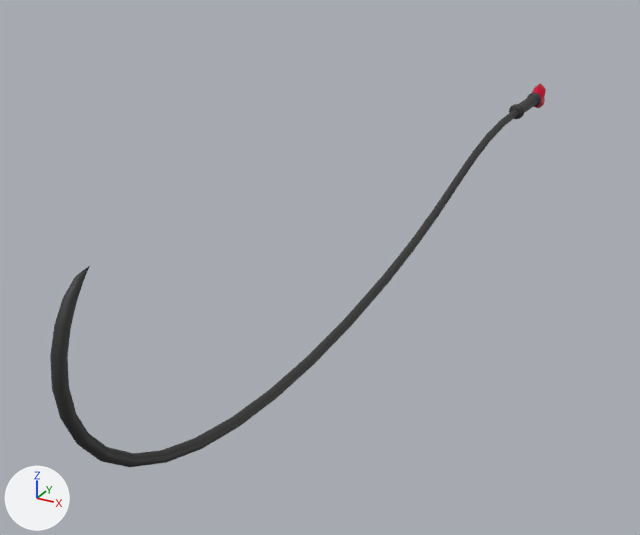
The glTF model assets/models/peitsche/Peitsche.gltf: old version first, new version second.
Both versions are drawn from a 50 mm lens placed at (1.82, -6.55, 1.56), pointed at (-0.39, -2.54, -0.45). The lights are fixed; the arrows at lower left show +X, +Y and +Z. Vertices at the same position are counted once.

Before the edit, the objects in view are built like this:
```python
mat_mat_peitsche = principled_material('Mat_Peitsche')
mat_mat_peitsche.base_color = (0.033, 0.033, 0.033)  # black #333333
mat_mat_peitsche.roughness = 0.6
me_circle = bpy.data.meshes.new('Circle')
me_circle.from_pydata(...)  # 377 vertices, 736 faces; spans x -0.05..0.05, y -0.57..0.47, z -0.36..4.91
# faces by material slot: [632, 104]
me_circle.materials.append(mat_mat_peitsche)  # black #333333
me_circle.materials.append(mat_mat_herz)  # pink #e7003b
ob_peitsche = bpy.data.objects.new('Peitsche', me_circle)
ob_peitsche.location = (0.0, 0.0, 0.0)
ob_peitsche.rotation_euler = (1.571, 0.0, 0.0)  # degrees (90, 0, 0)
```
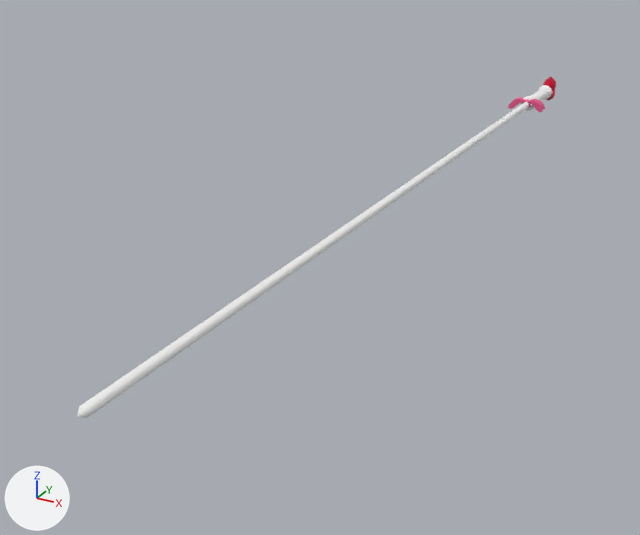
Boxes (x1, y1, x2, y2) around the edits, measured in the pictures (640 x 535 px; the box of a moved part takes in the faces that stretch with it):
```json
{"object": "Peitsche", "change": "recoloured, reshaped, turned", "before": [50, 84, 546, 467], "after": [77, 77, 556, 418]}
{"part": 1, "of": "me_circle", "change": "moved or reshaped", "before": [509, 92, 541, 119], "after": [521, 85, 552, 111]}
{"part": 2, "of": "me_circle", "change": "moved or reshaped", "before": [532, 84, 546, 108], "after": [543, 77, 556, 101]}
{"part": 3, "of": "me_circle", "change": "added", "after": [77, 102, 531, 418]}
{"part": 4, "of": "me_circle", "change": "added", "after": [508, 97, 545, 112]}
{"part": 5, "of": "me_circle", "change": "deleted", "before": [50, 109, 519, 467], "on screen": "black"}
```

The change, as JSON lines over the scene's bpy script:
```json
{"op": "set", "path": "mat_mat_peitsche.base_color", "old": "(0.033, 0.033, 0.033)", "new": "(1.0, 1.0, 1.0)", "note": "black #333333 -> white #ffffff"}
{"op": "add", "block": "mat_mat_schleife", "code": ["mat_mat_schleife = principled_material('Mat_Schleife')", "mat_mat_schleife.base_color = (0.889, 0.111, 0.296)  # pink #f25e94", "mat_mat_schleife.roughness = 0.808"]}
{"block": "me_circle", "where": "# used by ob_peitsche; location = (0.0, 0.0, 0.0); rotation_euler = (1.571, 0.0, 0.0), in degrees (90, 0, 0)"}
{"op": "remove", "block": "me_circle", "code": "me_circle.from_pydata(...)  # 377 vertices, 736 faces; spans x -0.05..0.05, y -0.57..0.47, z -0.36..4.91"}
{"op": "add", "block": "me_circle", "code": "me_circle.from_pydata(...)  # 702 vertices, 1380 faces; spans x -0.13..0.13, y -0.1..0.1, z -4.83..0.66"}
{"block": "me_circle", "change": "me_circle part 1: the loose piece of 130 vertices spanning x -0.05..0.05, y -0.05..0.05, z -0.19..0.29 is turned -180 degrees about the x axis through its middle, then moved by (0.0, 0.0, 0.2)"}
{"block": "me_circle", "change": "me_circle part 2: the loose piece of 54 vertices spanning x -0.05..0.05, y -0.1..0.1, z -0.36..-0.17 is turned -180 degrees about the x axis through its middle, then moved by (0.0, 0.0, 0.82)"}
{"block": "me_circle", "change": "me_circle part 3: a new loose piece of 393 vertices spanning x -0.03..0.03, y -0.02..0.03, z -4.83..0.02, in mat_mat_peitsche (white #ffffff)"}
{"block": "me_circle", "change": "me_circle part 4: a new loose piece of 80 vertices spanning x -0.13..0.13, y -0.05..0.04, z -0.05..0.02, in mat_mat_schleife (pink #f25e94)"}
{"block": "me_circle", "change": "me_circle part 5: the loose piece of 193 vertices spanning x -0.03..0.03, y -0.57..0.47, z 0.28..4.91 is deleted"}
{"op": "add", "block": "me_circle", "code": "me_circle.materials.append(mat_mat_schleife)  # pink #f25e94"}
{"op": "set", "path": "ob_peitsche.rotation_euler", "old": "(1.571, 0.0, 0.0)", "new": "(-1.571, 0.0, 0.0)", "note": "degrees (90, 0, 0) -> degrees (-90, 0, 0)"}
```
